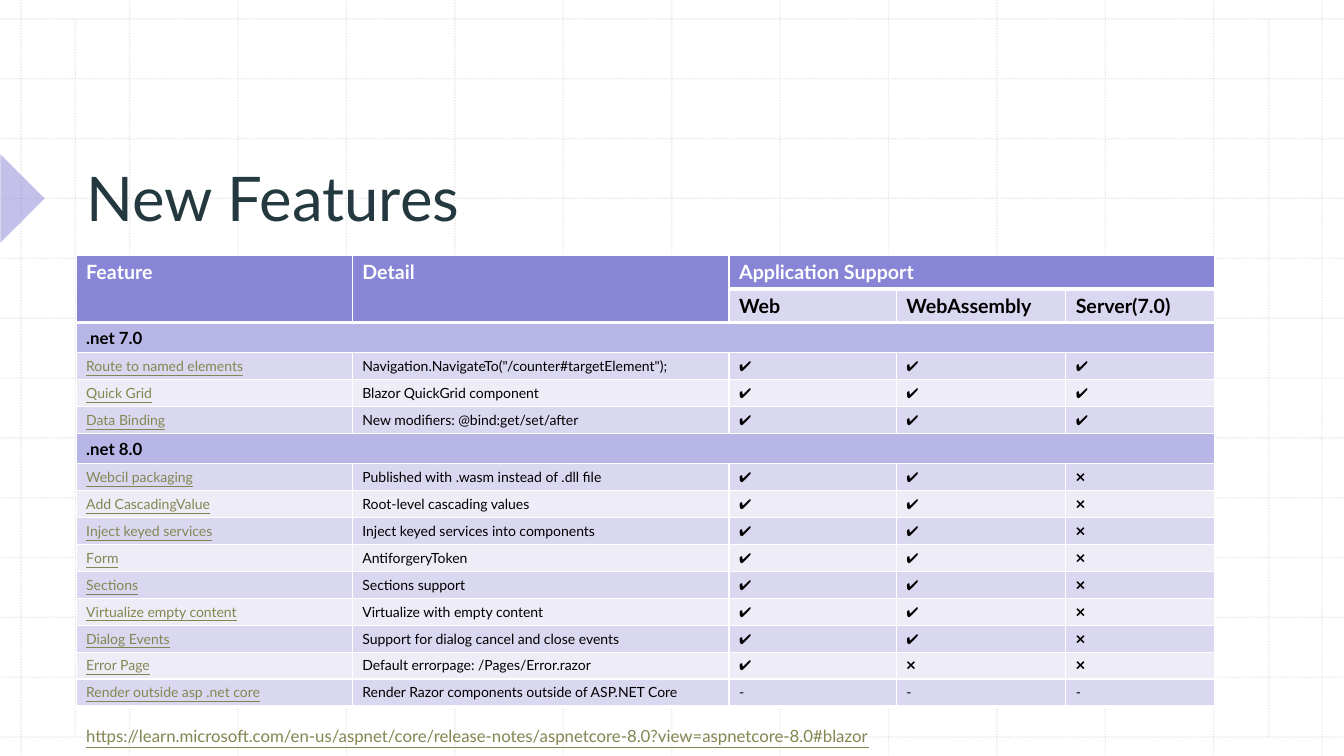
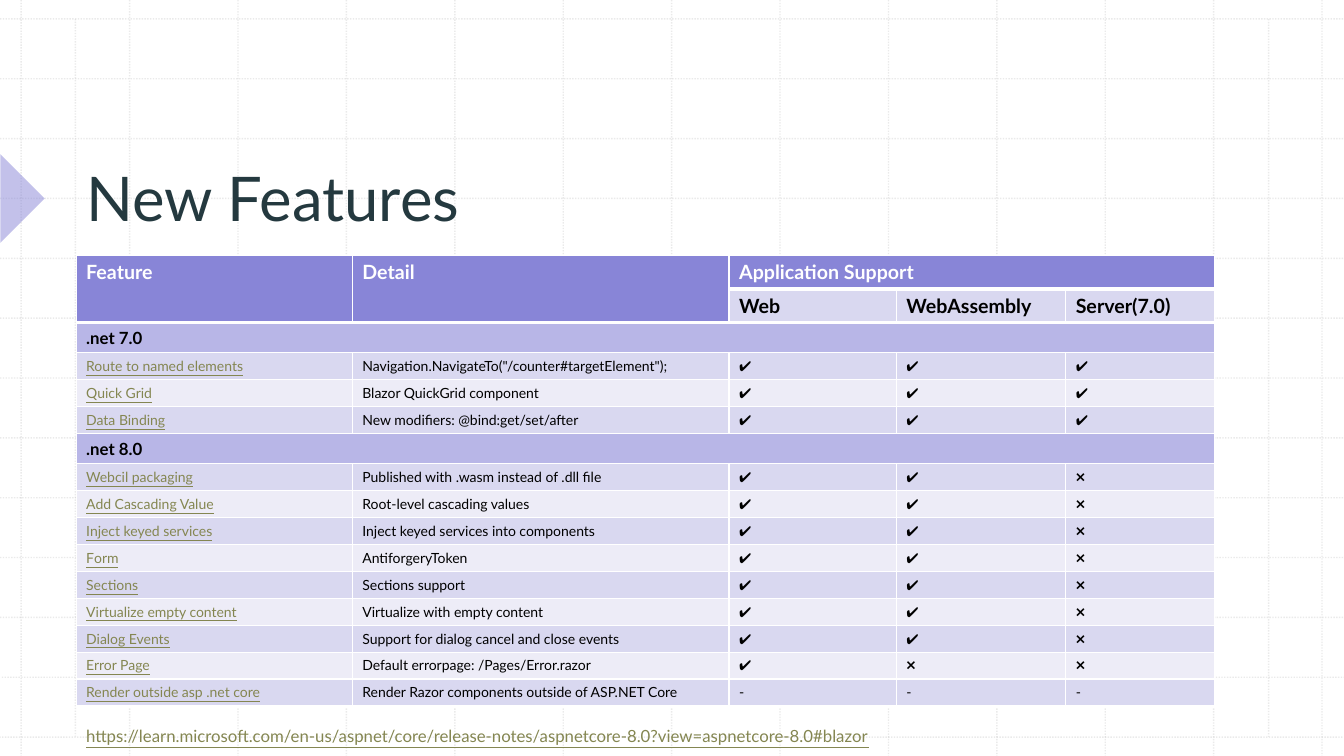
Before and after one commit to xccu/NetCore-Demo, a slide deck: slide 15 of Blazor in .net 8.pptx (slide 17 before the commit). Drawn at 1344x756 pixels with LibreOffice and Linux fonts; fonts in the diff are those of the drawing. Boxes give left, top, right and bottom in pixels: in the first picture for what was removed or moved away, otherwise in the second. Text is boxed around its words. In the diff, an @@ line names an element or a change of style, - is before the commit and + after.

Commit message:
modified ppt

```diff
--- a/Blazor in .net 8.pptx
+++ b/Blazor in .net 8.pptx
@@ table at (77,255,1215,706) @@
-row 9, column 1: Add CascadingValue
+row 9, column 1: Add Cascading Value
```
Also in this commit, not shown: 2 slides removed.
